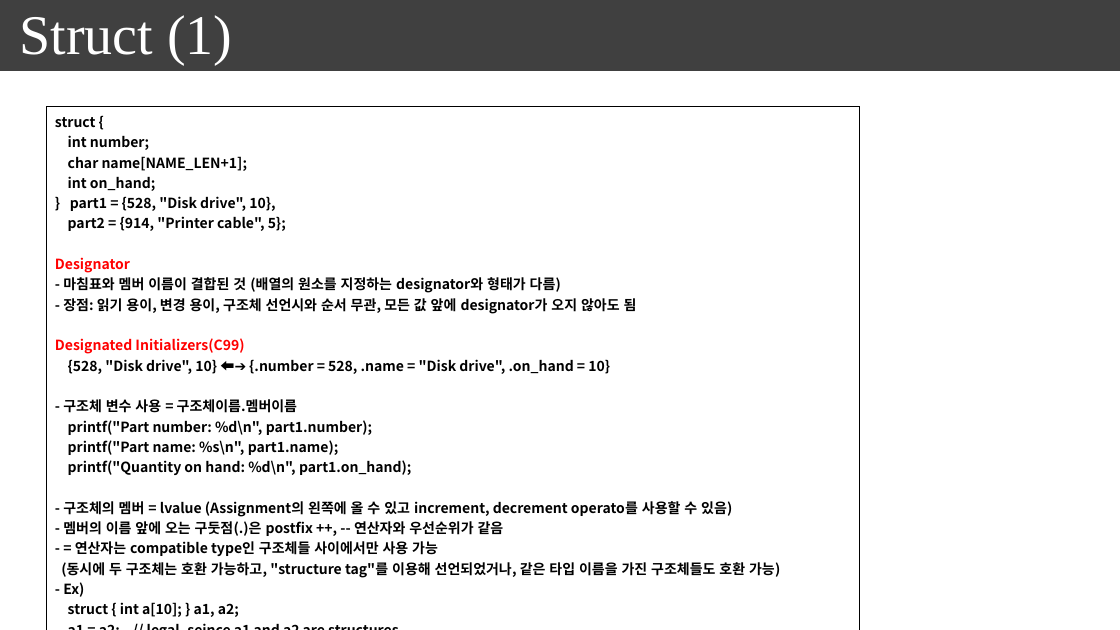
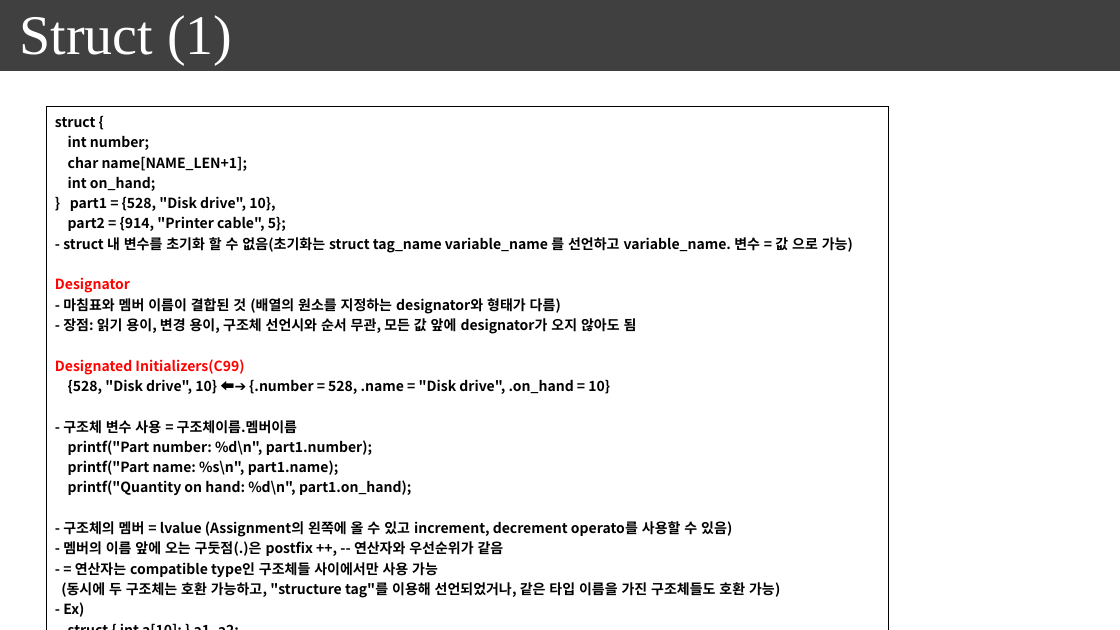
Before and after one commit to seonghokim/Study, a slide deck: slide 19 of everything in c.pptx. Drawn at 1120x630 pixels with LibreOffice and Linux fonts; fonts in the diff are those of the drawing. Boxes give left, top, right and bottom in pixels: in the first picture for what was removed or moved away, otherwise in the second. Text is boxed around its words. In the diff, an @@ line names an element or a change of style, - is before the commit and + after.

```diff
--- a/everything in c.pptx
+++ b/everything in c.pptx
@@ table at bbox=[46, 107, 889, 621] @@
@@ row 1, column 1: "struct { / int number; / char name[NAME_LEN+1]; / int on_hand; / } part1 = {528, "Disk drive", 10}, / part2 = {914, "Printer cable", 5}; / Designator / - 마침표와 멤버 이름이 결합된 것 (배열의 원소를 지정하는 designator와 형태가 다름) / - 장점: 읽기 용이, 변경 용이, 구조체 선언시와 순서 무관, 모든 값 앞에 designator가 오지 않아도 됨 / Designated Initializers(C99) / {528, "Disk drive", 10} ⬅➔ {.number = 528, .name = "Disk drive", .on_hand = 10} / - 구조체 변수 사용 = 구조체이름.멤버이름 / printf("Part number: %d\n", part1.number); / printf("Part name: %s\n", part1.name); / printf("Quantity on hand: %d\n", part1.on_hand); / - 구조체의 멤버 = lvalue (Assignment의 왼쪽에 올 수 있고 increment, decrement operato를 사용할 수 있음) / - 멤버의 이름 앞에 오는 구둣점(.)은 postfix ++, -- 연산자와 우선순위가 같음 / - = 연산자는 compatible type인 구조체들 사이에서만 사용 가능 / (동시에 두 구조체는 호환 가능하고, "structure tag"를 이용해 선언되었거나, 같은 타입 이름을 가진 구조체들도 호환 가능) / - Ex) / struct { int a[10]; } a1, a2; / a1 = a2; // legal, seince a1 and a2 are structures" to "struct { / int number; / char name[NAME_LEN+1]; / int on_hand; / } part1 = {528, "Disk drive", 10}, / part2 = {914, "Printer cable", 5}; / - struct 내 변수를 초기화 할 수 없음(초기화는 struct tag_name variable_name 를 선언하고 variable_name. 변수 = 값 으로 가능) / Designator / - 마침표와 멤버 이름이 결합된 것 (배열의 원소를 지정하는 designator와 형태가 다름) / - 장점: 읽기 용이, 변경 용이, 구조체 선언시와 순서 무관, 모든 값 앞에 designator가 오지 않아도 됨 / Designated Initializers(C99) / {528, "Disk drive", 10} ⬅➔ {.number = 528, .name = "Disk drive", .on_hand = 10} / - 구조체 변수 사용 = 구조체이름.멤버이름 / printf("Part number: %d\n", part1.number); / printf("Part name: %s\n", part1.name); / printf("Quantity on hand: %d\n", part1.on_hand); / - 구조체의 멤버 = lvalue (Assignment의 왼쪽에 올 수 있고 increment, decrement operato를 사용할 수 있음) / - 멤버의 이름 앞에 오는 구둣점(.)은 postfix ++, -- 연산자와 우선순위가 같음 / - = 연산자는 compatible type인 구조체들 사이에서만 사용 가능 / (동시에 두 구조체는 호환 가능하고, "structure tag"를 이용해 선언되었거나, 같은 타입 이름을 가진 구조체들도 호환 가능) / - Ex) / struct { int a[10]; } a1, a2; / a1 = a2; // legal, seince a1 and a2 are structures" @@
@@ table: place and size @@
-table at bbox=[46, 107, 860, 621]
+table at bbox=[46, 107, 889, 621]
```
Also in this commit, not shown: 5 other files.
